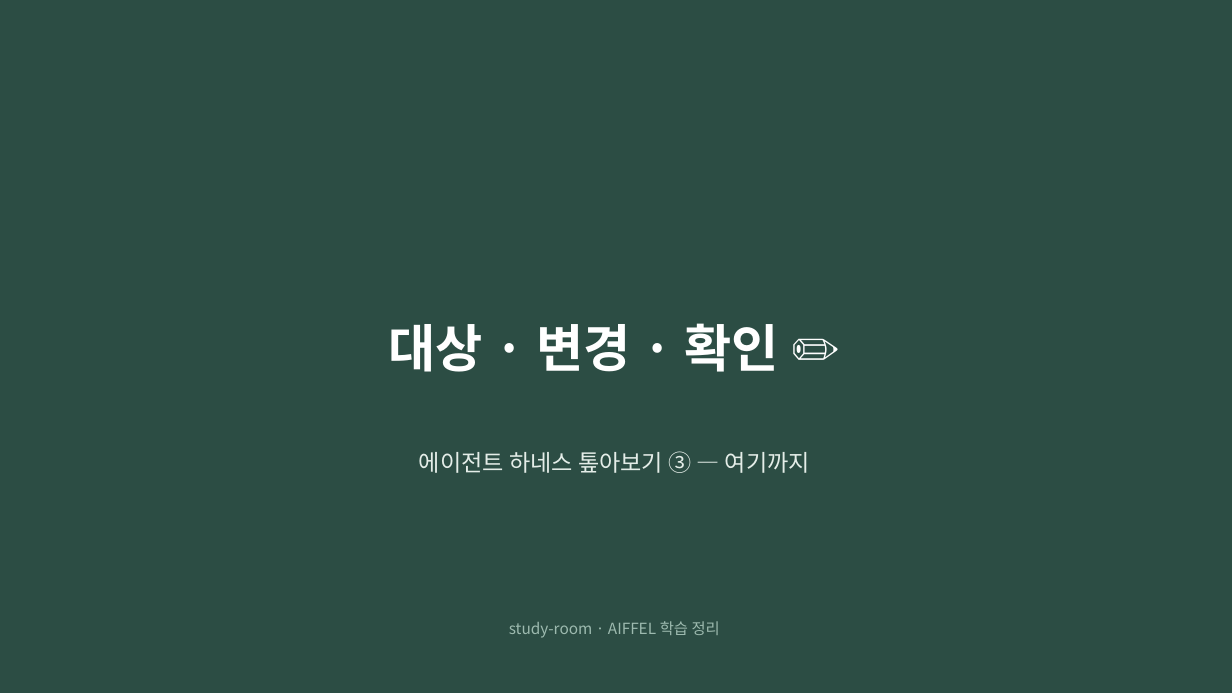
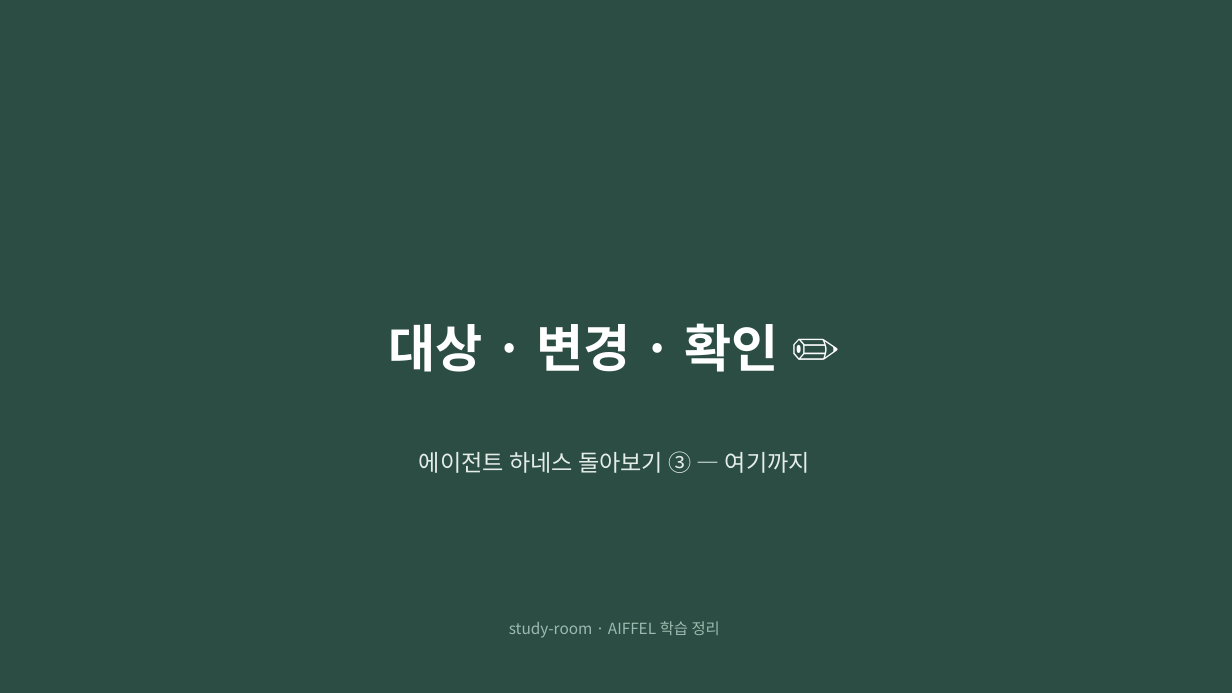
Before and after one commit to inseoklee-ai/study-room, a slide deck: slide 14 of action-format/action-format.pptx. Drawn at 1232x693 pixels with LibreOffice and Linux fonts; fonts in the diff are those of the drawing. Boxes give left, top, right and bottom in pixels: in the first picture for what was removed or moved away, otherwise in the second. Text is boxed around its words. In the diff, an @@ line names an element or a change of style, - is before the commit and + after.

```diff
--- a/action-format/action-format.pptx
+++ b/action-format/action-format.pptx
@@ text at (x1=419, y1=451, x2=810, y2=473): text changed @@
-에이전트 하네스 톺아보기 ③ — 여기까지
+에이전트 하네스 돌아보기 ③ — 여기까지
```
Also in this commit, not shown: 1 other slide changed, 23 other files.
